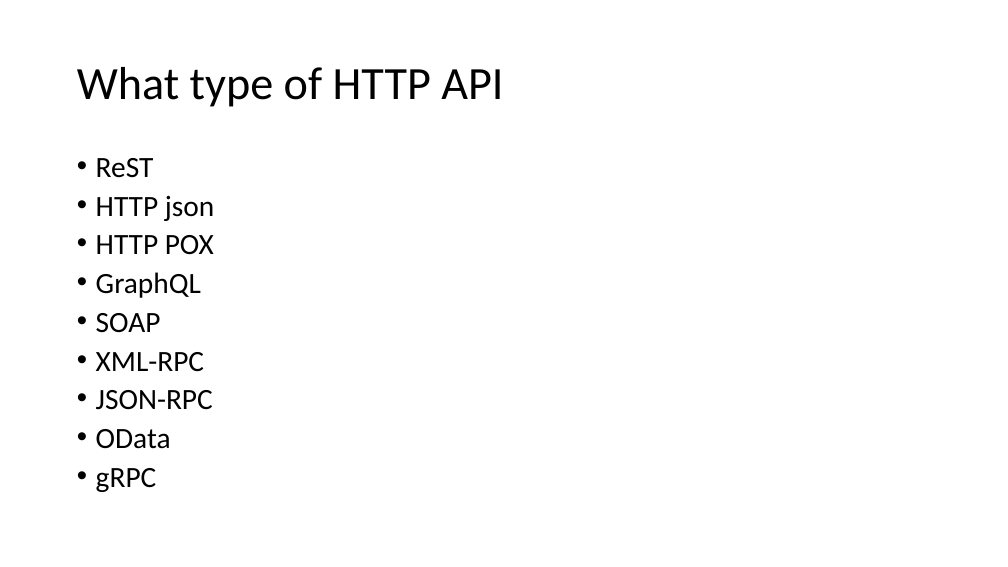
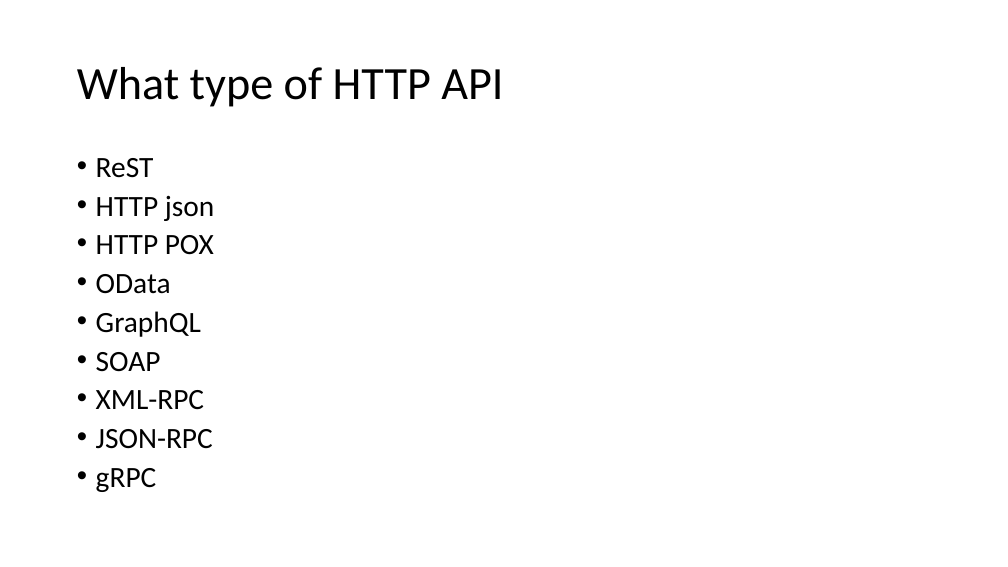
Before and after one commit to holytshirt/httpapipatterns, a slide deck: slide 4 of http api patterns.pptx. Drawn at 1008x567 pixels with LibreOffice and Linux fonts; fonts in the diff are those of the drawing. Boxes give left, top, right and bottom in pixels: in the first picture for what was removed or moved away, otherwise in the second. Text is boxed around its words. In the diff, an @@ line names an element or a change of style, - is before the commit and + after.

```diff
--- a/http api patterns.pptx
+++ b/http api patterns.pptx
@@ text at (96,274,171,294): paragraph added @@
+• OData
@@ text at (96,429,171,449): paragraph removed @@
-• OData
```
Also in this commit, not shown: 3 other slides changed, 1 slide removed.
